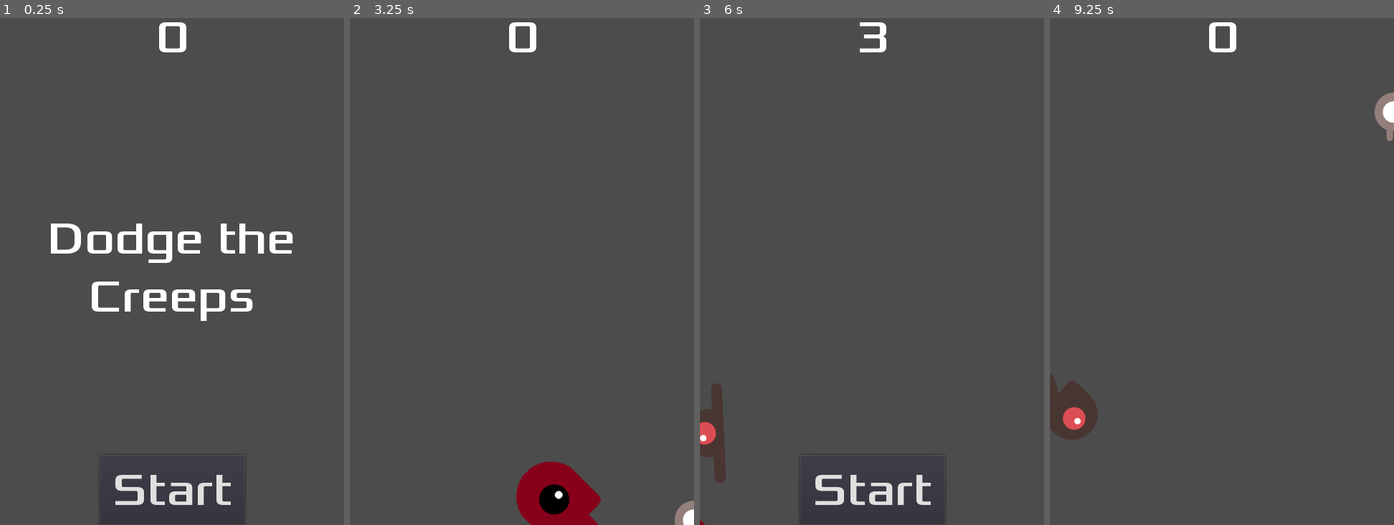
Above: before the commit, frames 1-4 (left to right).
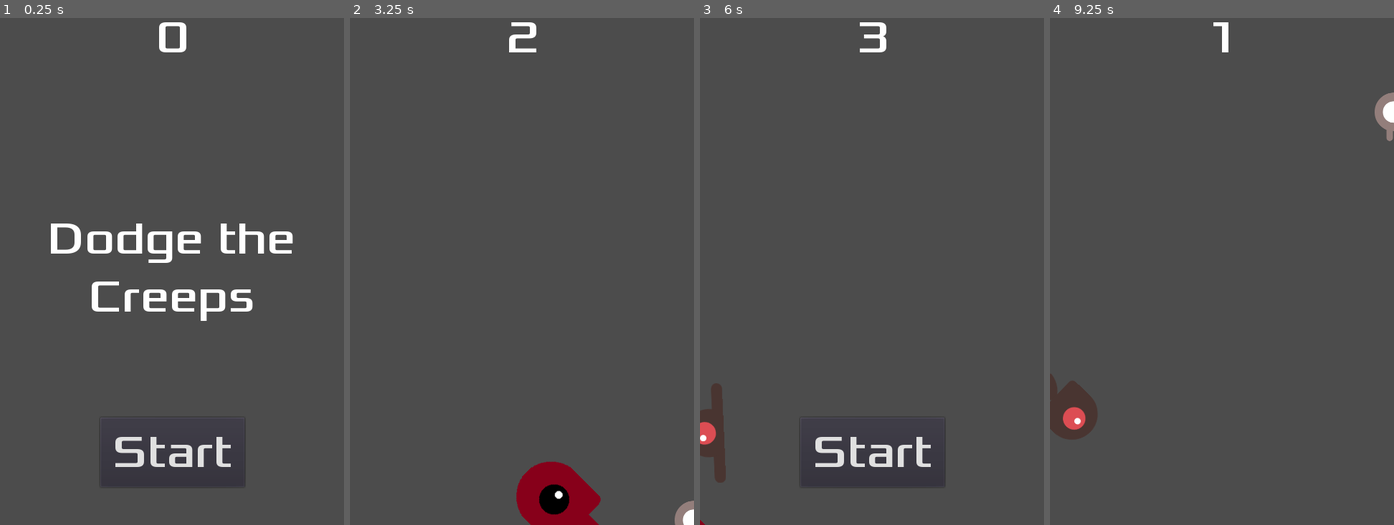
Above: after the commit, the same moments.

Repository: aserra8/GodotProject
Game: Godot game, scene res://Scenes/Main.tscn
Same seed, same stepped clock (60 frames per second), same inputs: the game is played once before the commit and once after it.
Inputs:
- Up to frame 1 (0.25 s): no input
- Up to frame 2 (3.25 s): click "Start" at 0.5 s; tap Enter at 1.25 s; hold Right (ui_right) 1.28-2.03 s; hold Down (ui_down) 2.03-2.78 s; hold Right (ui_right) from 2.78 s (still down)
- Up to frame 3 (6 s): release Right (ui_right) at 3.53 s; hold Up (ui_up) 3.53-4.28 s; hold Left (ui_left) 4.28-5.78 s; hold Down (ui_down) from 5.78 s (still down)
- Up to frame 4 (9.25 s): release Down (ui_down) at 6.5 s; click "Start" at 6.5 s; tap Space at 7.25 s; hold Right (ui_right) 7.28-8.03 s; hold Up (ui_up) 8.03-8.78 s; hold Right (ui_right) from 8.78 s (still down)

The runs differ from the first frame. In frame 1, 1.8% of the frame differs, in the area x 28-72%, y 81-100%; in frame 2, 0.1%; in frame 3, 1.8%; in frame 4, 0.3%.

Commit message:
Moneda afegida

Diff:
--- /dev/null
+++ b/Scenes/Coin.tscn
@@ -0,0 +1,47 @@
+[gd_scene load_steps=8 format=2]
+
+[ext_resource path="res://Assets/art/coin.png" type="Texture" id=1]
+
+[sub_resource type="AtlasTexture" id=1]
+flags = 4
+atlas = ExtResource( 1 )
+region = Rect2( 0, 0, 162, 250 )
+
+[sub_resource type="AtlasTexture" id=2]
+flags = 4
+atlas = ExtResource( 1 )
+region = Rect2( 162, 0, 162, 250 )
+
+[sub_resource type="AtlasTexture" id=3]
+flags = 4
+atlas = ExtResource( 1 )
+region = Rect2( 324, 0, 162, 250 )
+
+[sub_resource type="AtlasTexture" id=4]
+flags = 4
+atlas = ExtResource( 1 )
+region = Rect2( 486, 0, 162, 250 )
+
+[sub_resource type="SpriteFrames" id=5]
+animations = [ {
+"frames": [ SubResource( 1 ), SubResource( 2 ), SubResource( 3 ), SubResource( 4 ) ],
+"loop": true,
+"name": "default",
+"speed": 2.0
+} ]
+
+[sub_resource type="CircleShape2D" id=6]
+radius = 32.6531
+
+[node name="RigidBody2D" type="RigidBody2D"]
+collision_mask = 0
+gravity_scale = 0.0
+
+[node name="AnimatedSprite" type="AnimatedSprite" parent="."]
+scale = Vector2( 0.5, 0.5 )
+frames = SubResource( 5 )
+frame = 2
+playing = true
+
+[node name="CollisionShape2D" type="CollisionShape2D" parent="."]
+shape = SubResource( 6 )
--- a/Scenes/HUD.tscn
+++ b/Scenes/HUD.tscn
@@ -54,9 +54,10 @@
 anchor_top = 1.0
 anchor_right = 0.5
 anchor_bottom = 1.0
-margin_left = -101.5
-margin_top = -98.0
+margin_left = -100.0
+margin_top = -150.0
 margin_right = 101.5
+margin_bottom = -53.0547
 custom_fonts/font = SubResource( 3 )
 text = "Start"
 __meta__ = {
--- a/Scenes/Main.tscn
+++ b/Scenes/Main.tscn
@@ -1,10 +1,11 @@
-[gd_scene load_steps=7 format=2]
+[gd_scene load_steps=8 format=2]
 
 [ext_resource path="res://Scenes/Player.tscn" type="PackedScene" id=1]
 [ext_resource path="res://Scripts/Main.gd" type="Script" id=2]
 [ext_resource path="res://Scenes/Mob.tscn" type="PackedScene" id=3]
 [ext_resource path="res://Scenes/HUD.tscn" type="PackedScene" id=4]
 [ext_resource path="res://Scenes/Boss.tscn" type="PackedScene" id=5]
+[ext_resource path="res://Scenes/Coin.tscn" type="PackedScene" id=6]
 
 [sub_resource type="Curve2D" id=1]
 _data = {
@@ -15,6 +16,7 @@
 script = ExtResource( 2 )
 Mob = ExtResource( 3 )
 Boss = ExtResource( 5 )
+Coin = ExtResource( 6 )
 
 [node name="Player" parent="." instance=ExtResource( 1 )]
 position = Vector2( 237.762, 456.886 )
@@ -23,6 +25,7 @@
 wait_time = 0.5
 
 [node name="ScoreTimer" type="Timer" parent="."]
+wait_time = 0.5
 
 [node name="StartTimer" type="Timer" parent="."]
 wait_time = 2.0
--- a/Scenes/Mob.tscn
+++ b/Scenes/Mob.tscn
@@ -15,24 +15,25 @@
 "name": "fly",
 "speed": 3.0
 }, {
+"frames": [ ExtResource( 2 ), ExtResource( 1 ) ],
+"loop": true,
+"name": "walk",
+"speed": 4.0
+}, {
 "frames": [ ExtResource( 6 ), ExtResource( 4 ) ],
 "loop": true,
 "name": "swim",
 "speed": 4.0
-}, {
-"frames": [ ExtResource( 2 ), ExtResource( 1 ) ],
-"loop": true,
-"name": "walk",
-"speed": 4.0
 } ]
 
 [sub_resource type="CapsuleShape2D" id=2]
-radius = 49.5786
+radius = 49.2712
 height = 0.89032
 
 [node name="Mob" type="RigidBody2D"]
 position = Vector2( 78.376, 69.4626 )
 rotation = 1.5708
+scale = Vector2( 0.75, 0.75 )
 collision_mask = 0
 gravity_scale = 0.0
 script = ExtResource( 7 )
--- a/Scripts/Main.gd
+++ b/Scripts/Main.gd
@@ -1,9 +1,10 @@
 extends Node2D
 
 var score
-var coin = 20
+var coinCounter = 0
 export (PackedScene) var Mob
 export (PackedScene) var Boss
+export (PackedScene) var Coin
 
 
 func _ready():
@@ -30,25 +31,30 @@
 
 
 func _on_ScoreTimer_timeout():
-	score += 1
 	$HUD.update_score(score)
-
-	if (score >= coin):
-		pass
 
 
 func _on_MobTimer_timeout():
 	$MobPath/MobSpawnLocation.set_offset(randi())
 
 	var mob
+	var coin
 
 	if (rand_range(0, 1) < 0.8):
 		mob = Mob.instance()
+		score += 1
+		coinCounter += 1
 	else:
 		mob = Boss.instance()
 		score += 2
+		coinCounter += 2
 
 	add_child(mob)
+
+	if (coinCounter >= 20):
+		coinCounter = 0
+		coin = Coin.instance()
+		add_child(coin)
 
 	var direction = $MobPath/MobSpawnLocation.rotation + PI / 2
 	mob.position = $MobPath/MobSpawnLocation.position
Binary file added: Assets/art/coin.png
Not shown, added: Assets/art/coin.png.import
